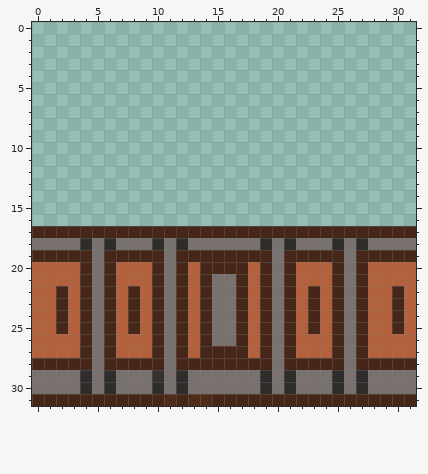
One commit to this pixel-art sprite: res/tiles/wall_top.gif. The first picture shows the starting point.
The file is 32x32 pixels. Colours within 5 levels of each other are drawn and written as one.
After the commit:
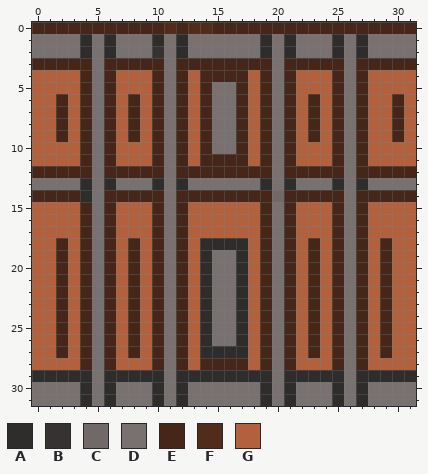
Palette (. is transparent): A #2f2c2c  B #373232  C #716868  D #797070  E #462618  F #512c1b  G #b3613d
Author's note on the commit: made new walls
Change:
@@ x 0..31 @@
- 0 ................................
- 1 ................................
- 2 ................................
- 3 ................................
- 4 ................................
- 5 ................................
- 6 ................................
- 7 ................................
- 8 ................................
- 9 ................................
-10 ................................
-11 ................................
-12 ................................
-13 ................................
-14 ................................
-15 ................................
-16 ................................
-17 EEEEEEEEEEEEEEEEEEEEEEEEEEEEEEEE
-18 DDDDADADDDADADDDDDDADADDDADADDDD
-19 EEEEEDEEEEEDEEEEEEEEDEEEEEDEEEEE
-20 GGGGEDEGGGEDEGEEEEGEDEGGGEDEGGGG
-21 GGGGEDEGGGEDEGEDDEGEDEGGGEDEGGGG
-22 GGEGEDEGEGEDEGEDDEGEDEGEGEDEGGEG
-23 GGEGEDEGEGEDEGEDDEGEDEGEGEDEGGEG
-24 GGEGEDEGEGEDEGEDDEGEDEGEGEDEGGEG
-25 GGEGEDEGEGEDEGEDDEGEDEGEGEDEGGEG
-26 GGGGEDEGGGEDEGEDDEGEDEGGGEDEGGGG
-27 GGGGEDEGGGEDEGEEEEGEDEGGGEDEGGGG
-28 EEEEEDEEEEEDEEEEEEEEDEEEEEDEEEEE
-29 DDDDADADDDBDADDDDDDADADDDADADDDD
+ 0 EEEEEEEEEEEFEFFEEEEEEEEEEEEEEEEE
+ 1 DDDDADADDDADADDDDDDADADDDADADDDD
+ 2 DDDDADADDDBDADDDDDDADADDDADADDDD
+ 3 EEEEEDEEEEEDEEEEEEEEDEEEEEDEEEEE
+ 4 GGGGEDEGGGEDEGEEEEGEDEGGGEDEGGGG
+ 5 GGGGEDEGGGEDEGEDDEGEDEGGGEDEGGGG
+ 6 GGEGEDEGEGEDEGEDDEGEDEGEGEDEGGEG
+ 7 GGEGEDEGEGEDEGEDDEGEDEGEGEDEGGEG
+ 8 GGEGEDEGEGEDEGEDDEGEDEGEGEDEGGEG
+ 9 GGEGEDEGEGEDEGEDDEGEDEGEGEDEGGEG
+10 GGGGEDEGGGEDEGEDDEGEDEGGGEDEGGGG
+11 GGGGEDEGGGEDEGEEEEGEDEGGGEDEGGGG
+12 EEEEEDEEEEEDEEEEEEEEDEEEEEDEEEEE
+13 DDDDADADDDADADDDDDDADADDDADADDDD
+14 EEEEADEEEEEDEEEEEEEECEEEEEDEEEEE
+15 GGGGEDEGGGEDEGGGGGGEDEGGGEDEGGGG
+16 GGGGEDEGGGEDEGGGGGGEDEGGGEDEGGGG
+17 GGGGEDEGGGEDEGGGGGGEDEGGGEDEGGGG
+18 GGEGEDEGEGEDEGAAAAGEDEGEGEDEGEGG
+19 GGEGEDEGEGEDEGADDAGEDEGEGEDEGEGG
+20 GGEGEDEGEGEDEGADDAGEDEGEGEDEGEGG
+21 GGEGEDEGEGEDEGADDAGEDEGEGEDEGEGG
+22 GGEGEDEGEGEDEGADDAGEDEGEGEDEGEGG
+23 GGEGEDEGEGEDEGADDAGEDEGEGEDEGEGG
+24 GGEGEDEGEGEDEGADDAGEDEGEGEDEGEGG
+25 GGEGEDEGEGEDEGADDAGEDEGEGEDEGEGG
+26 GGEGEDEGEGEDEGADDAGEDEGEGEDEGEGG
+27 GGEGEDEGEGEDEGAAAAGEDEGEGEDEGEGG
+28 GGGGEDEGGGEDEGEEEEGEDEGGGEDEGGGG
+29 AAAAADAAAAADAAAAAAAADAAAAADAAAAA
 30 DDDDADADDDADADDDDDDADADDDADADDDD
-31 EEEEEEEEEEEFEFFEEEEEEEEEEEEEEEEE
+31 DDDDADADDDADADDDDDDADADDDADADDDD
Boxes around the changes in both pictures, in picture pixels (x1, y1, x2, y2):
changed: (32, 22, 416, 406)
